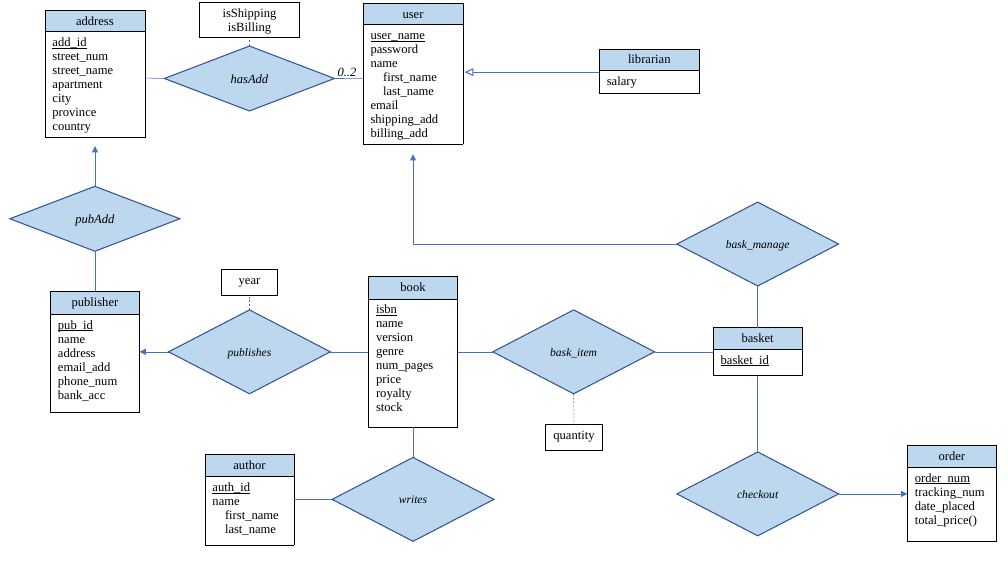
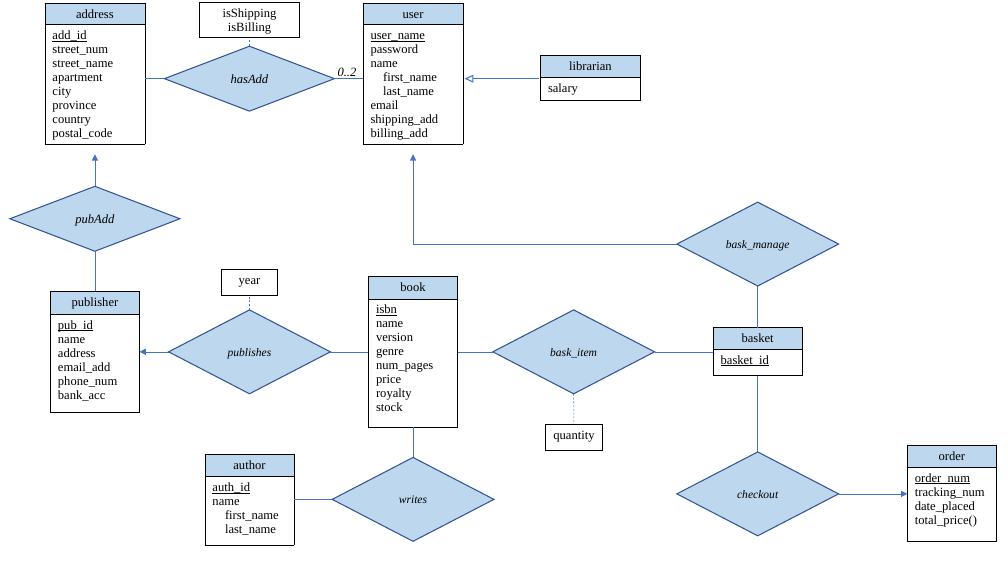
Before and after one commit to john-breton/COMP3005, a slide deck: slide 1 of documentation/ER Diagram/ER Diagram - Project - COMP3005.pptx. Drawn at 1008x567 pixels with LibreOffice and Linux fonts; fonts in the diff are those of the drawing. Boxes give left, top, right and bottom in pixels: in the first picture for what was removed or moved away, otherwise in the second. Text is boxed around its words. In the diff, an @@ line names an element or a change of style, - is before the commit and + after.

Commit message:
added postal code to address

```diff
--- a/documentation/ER Diagram/ER Diagram - Project - COMP3005.pptx
+++ b/documentation/ER Diagram/ER Diagram - Project - COMP3005.pptx
@@ table at (45, 3, 144, 154) @@
-row 2, column 1: add_id / street_num / street_name / apartment / city / province / country
+row 2, column 1: add_id / street_num / street_name / apartment / city / province / country / postal_code
@@ table: place and size @@
-table at (45, 10, 144, 146)
+table at (45, 3, 144, 154)
@@ table: place and size @@
-table at (600, 49, 699, 95)
+table at (541, 56, 640, 102)
@@ triangle: place and size @@
-triangle at (467, 69, 473, 76)
+triangle at (467, 75, 473, 82)
@@ line moved from (473, 72) - (539, 72) to (473, 79) - (539, 79) @@
@@ line removed from (539, 72) to (600, 72) @@
@@ arrow moved from (95, 186) - (95, 146) to (95, 186) - (95, 154) @@
```
Also in this commit, not shown: 2 other files.
